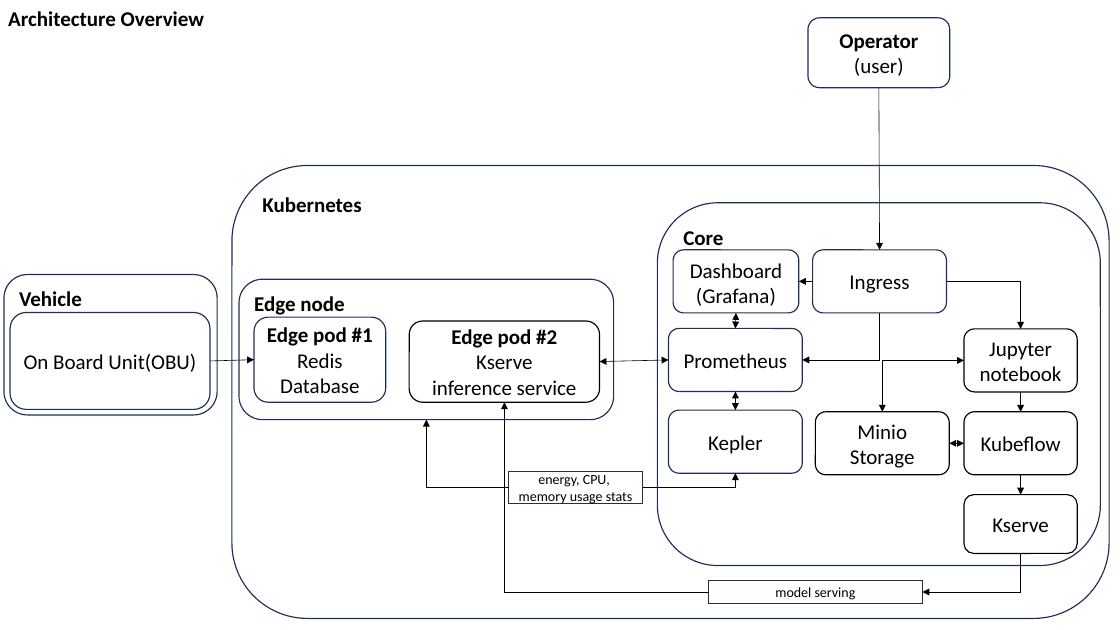
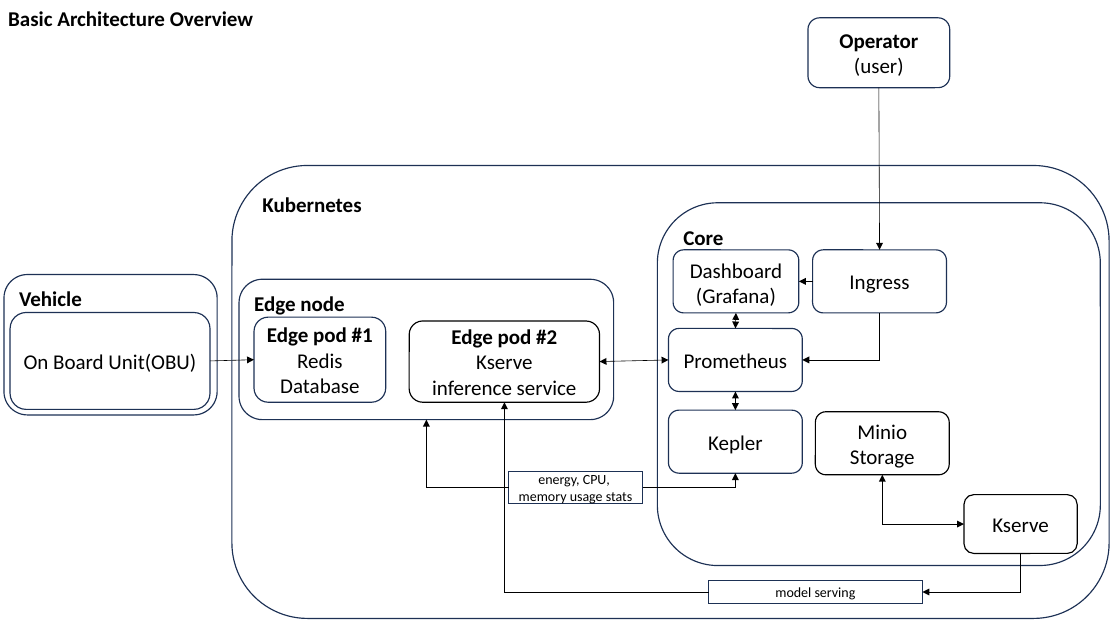
Before and after one commit to 5uperpalo/success6g-edge, a slide deck: slide 1 of img/success6g_edge_architecture.pptx. Drawn at 1120x630 pixels with LibreOffice and Linux fonts; fonts in the diff are those of the drawing. Boxes give left, top, right and bottom in pixels: in the first picture for what was removed or moved away, otherwise in the second. Text is boxed around its words. In the diff, an @@ line names an element or a change of style, - is before the commit and + after.

```diff
--- a/img/success6g_edge_architecture.pptx
+++ b/img/success6g_edge_architecture.pptx
@@ text at (8,11,253,26): text changed @@
-Architecture Overview
+Basic Architecture Overview
@@ elbow arrow removed from (947, 281) to (1021, 329) @@
@@ rounded rectangle removed at (965,329,1078,392) @@
-Jupyter notebook
@@ rounded rectangle removed at (965,412,1078,475) @@
-Kubeflow
@@ arrow removed from (1021, 392) to (1021, 412) @@
@@ double arrow removed from (949, 444) to (965, 444) @@
@@ elbow double arrow moved from (882, 412) - (965, 360) to (965, 524) - (882, 475) @@
@@ arrow removed from (1021, 475) to (1021, 495) @@
```
Also in this commit, not shown: 9 other slides changed, 3 slides added, 20 other files.
